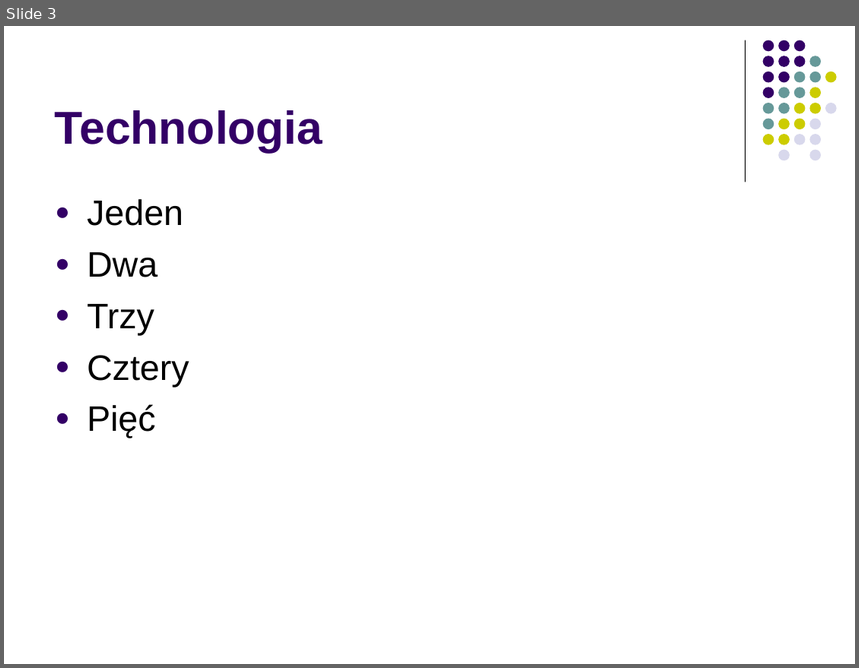
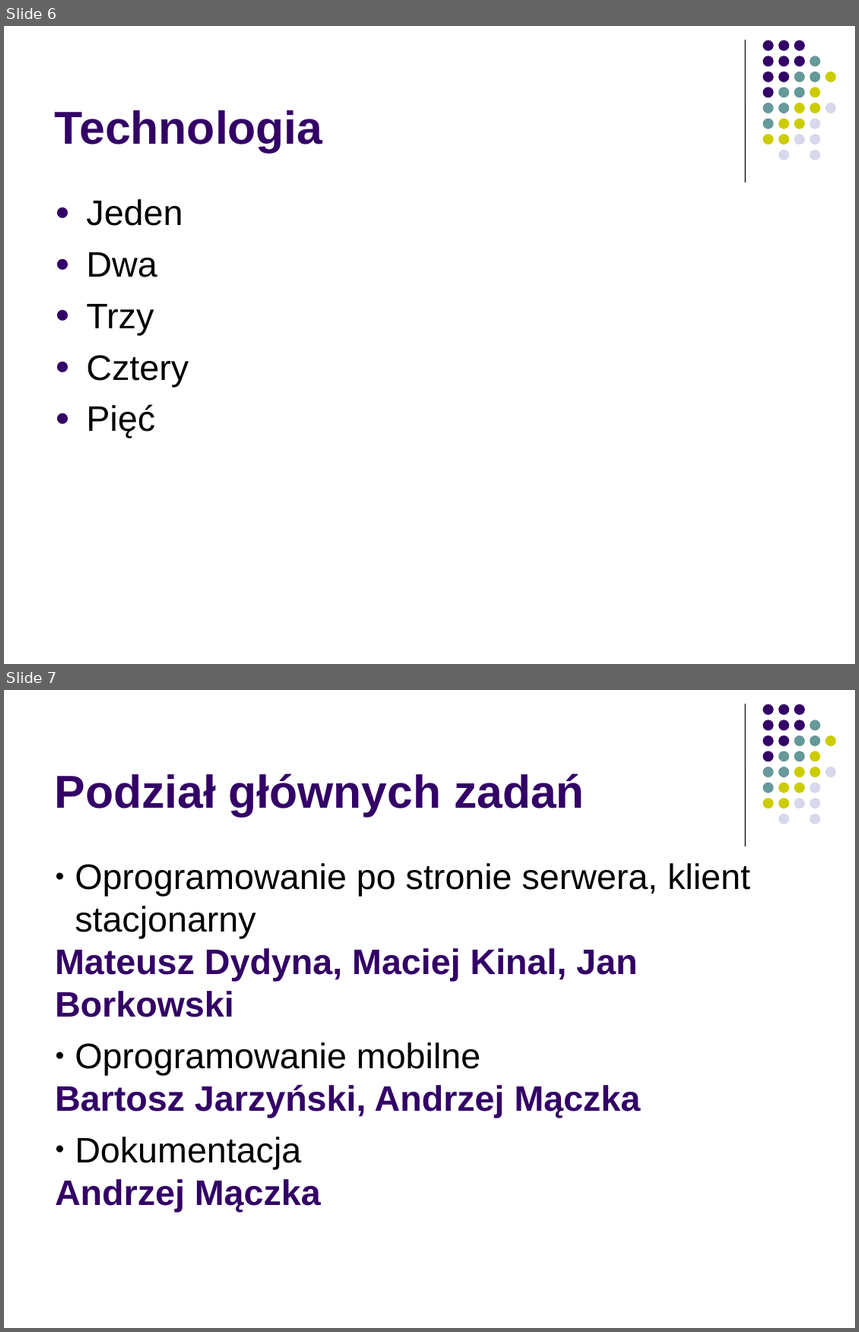
Before and after one commit to Andrzej1984/ZIwG_projekt, a slide deck: Zastosowania informatyki w gospodarce-projekt.ppt. Shown one above the other, each under a label of ours: slide 3 before the commit, slides 6 and 7 after it. The pictures are 859x668 and 859x1332 pixels, drawn with LibreOffice and Linux fonts; fonts in the diff are those of the drawing. Boxes give left, top, right and bottom in pixels: in the first picture for what was removed or moved away, otherwise in the second. Text is boxed around its words. In the diff, an @@ line names an element or a change of style, - is before the commit and + after.

```diff
--- a/Zastosowania informatyki w gospodarce-projekt.ppt
+++ b/Zastosowania informatyki w gospodarce-projekt.ppt
@@ slide 7 added at bbox=[4, 690, 855, 1328], background #FFFFFF; not listed: 32 template elements that a slide beside it also shows @@
@@ title added at bbox=[55, 774, 585, 817], 39 pt, text #330066, bold @@
+Podział głównych zadań
@@ text added at bbox=[55, 863, 750, 1212], 30 pt, text #000000 @@
+● Oprogramowanie po stronie serwera, klient stacjonarny
+Mateusz Dydyna, Maciej Kinal, Jan Borkowski
+● Oprogramowanie mobilne
+Bartosz Jarzyński, Andrzej Mączka
+● Dokumentacja
+Andrzej Mączka
@@ what was slide 3 is now slide 6 @@
```
Also in this commit, not shown: 2 other slides changed, 6 other slides added, 3 slides removed.
